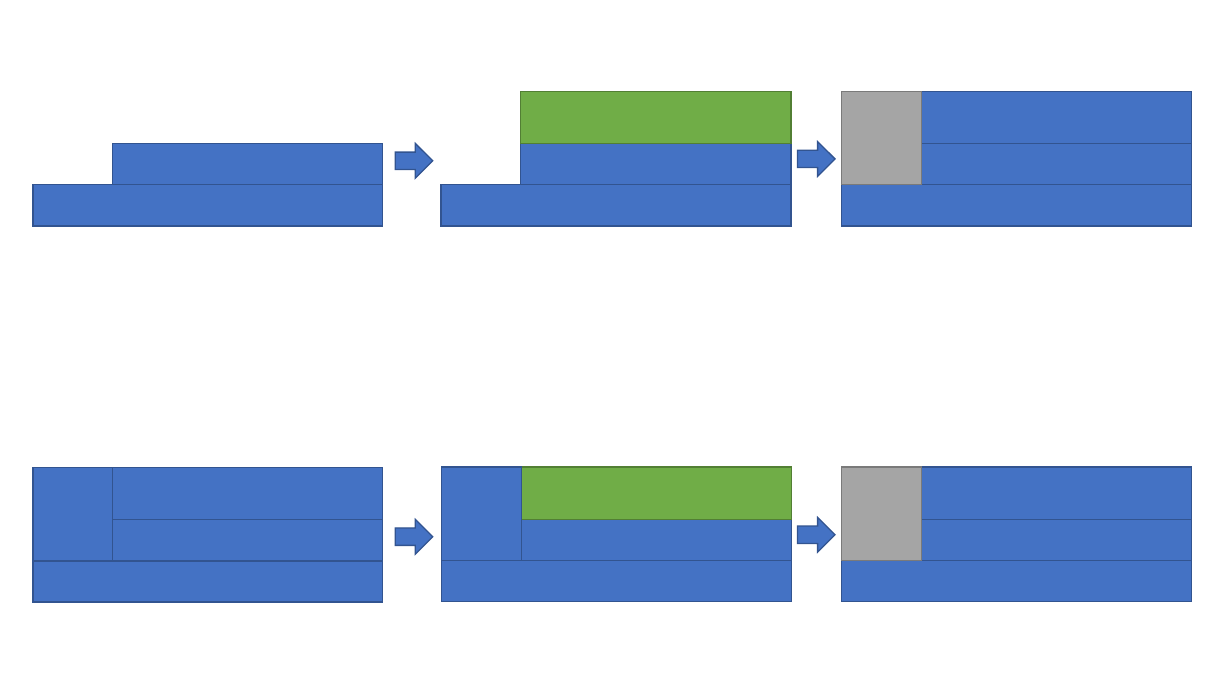
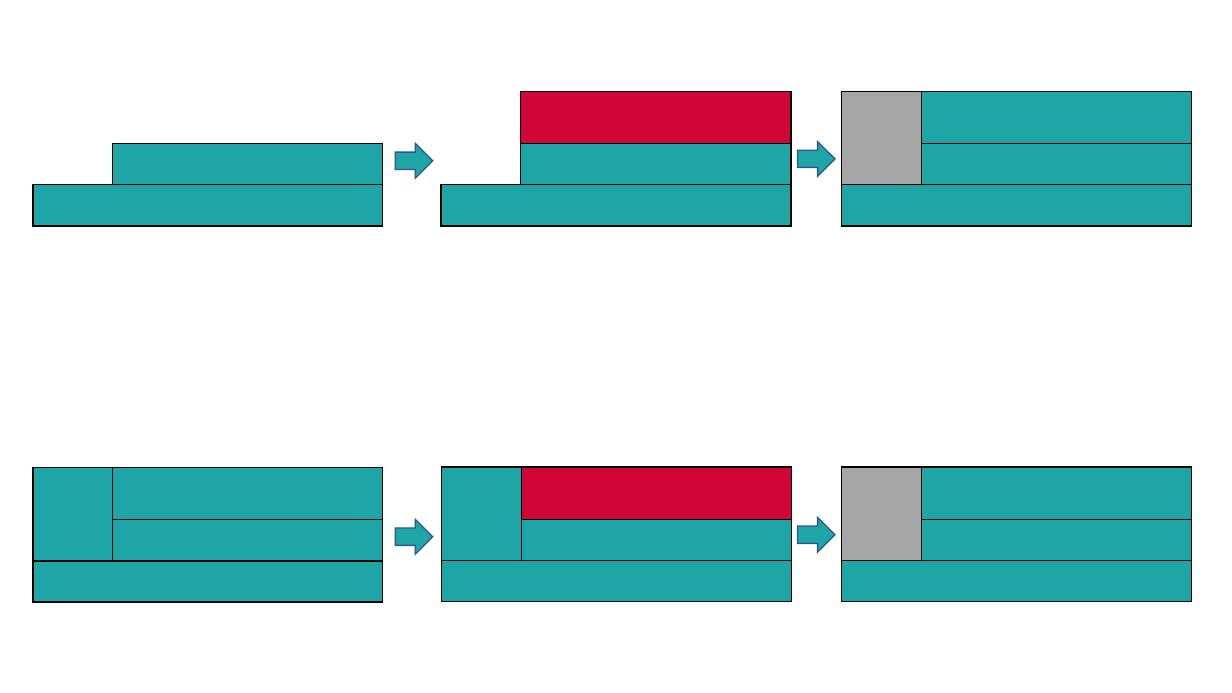
Before and after one commit to unibas-marcelluethi/software-engineering, a slide deck: slide 81 of docs/slides/drawings/graphics.pptx. Drawn at 1232x693 pixels with LibreOffice and Linux fonts; fonts in the diff are those of the drawing. Boxes give left, top, right and bottom in pixels: in the first picture for what was removed or moved away, otherwise in the second. Text is boxed around its words. In the diff, an @@ line names an element or a change of style, - is before the commit and + after.

```diff
--- a/docs/slides/drawings/graphics.pptx
+++ b/docs/slides/drawings/graphics.pptx
@@ rectangle at [521, 91, 791, 144]: fill #70AD47 to #D20537; outline #538035 1 pt to #000000 1 pt @@
@@ rectangle at [842, 91, 921, 185]: outline #7A7A7A 1 pt to #000000 1 pt @@
@@ fill #4472C4 to #1EA5A5; outline #325491 1 pt to #000000 1 pt in 17 elements at [33, 185, 384, 226], [441, 185, 791, 226], [521, 143, 791, 185], [842, 185, 1192, 226], [921, 143, 1191, 185], [921, 91, 1191, 144], [842, 561, 1192, 603], [921, 519, 1191, 561], [921, 467, 1191, 519], [442, 561, 792, 603], [521, 519, 791, 561], [442, 467, 521, 560], [33, 561, 384, 603], [33, 468, 113, 561], [113, 143, 383, 185], [113, 519, 383, 561], [113, 468, 383, 520] @@
@@ rectangle at [521, 467, 791, 519]: fill #70AD47 to #D20537; outline #538035 1 pt to #000000 1 pt @@
@@ rectangle at [842, 467, 921, 560]: outline #7A7A7A 1 pt to #000000 1 pt @@
@@ fill #4472C4 to #1EA5A5 in 4 elements at [396, 143, 433, 178], [798, 141, 836, 177], [396, 519, 433, 555], [798, 518, 836, 553] @@
```
Also in this commit, not shown: 5 other slides changed, 13 other files.
